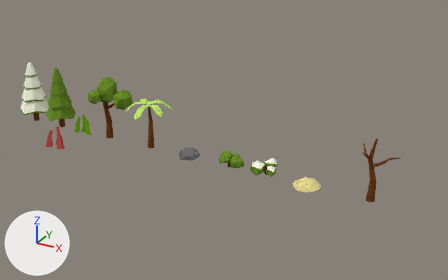
What one commit did to the Blender file Procedural-Generation/Assets/Blender/Foliage.blend.
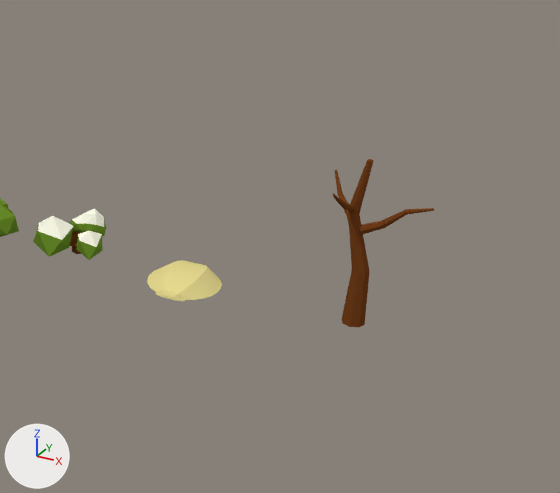
Each version is shown whole from a 50 mm lens placed at (13.9, -37.5, 20.8), pointed at (-6.8, 0.1, 2.0), then close up on the part from 53% to 100% of the width and 28% to 95% of the height. Lighting does not change. The marker at lower left points along +X, +Y and +Z.

Script lines for the objects in view, before the commit:
```python
me_cylinder_002 = bpy.data.meshes.new('Cylinder.002')
me_cylinder_002.from_pydata(...)  # 128 vertices, 104 faces; spans x -4.7..6.3, y -4.9..5.6, z -0.3..16.8
me_cylinder_002.materials.append(mat_bark)  # brown #74401b
me_cylinder_006 = bpy.data.meshes.new('Cylinder.006')
me_cylinder_006.from_pydata(...)  # 98 vertices, 148 faces; spans x -4.43..6.81, y -4.22..5.2, z -0.13..6.4
# faces by material slot: [28, 90, 30]
me_cylinder_006.materials.append(mat_bark)  # brown #74401b
me_cylinder_006.materials.append(mat_leaves)  # green #6b8f2b
me_cylinder_006.materials.append(mat_snow)  # white #ffffeb
me_sphere_001 = bpy.data.meshes.new('Sphere.001')
me_sphere_001.from_pydata(...)  # 69 vertices, 55 faces; spans x -0.99..1.01, y -0.54..0.12, z -1.08..1.03
me_sphere_001.materials.append(mat_material)  # yellow #e7da90
ob_bush_snow = bpy.data.objects.new('Bush_Snow', me_cylinder_006)
ob_bush_snow.location = (-3.23, 0.26, 0.0)
ob_bush_snow.rotation_euler = (0.0, 0.0, -1.957)  # degrees (0, 0, -112)
ob_bush_snow.scale = (0.19, 0.19, 0.19)
ob_dead_tree = bpy.data.objects.new('Dead_Tree', me_cylinder_002)
ob_dead_tree.location = (4.68, -0.08, 0.1)
ob_dead_tree.scale = (0.265, 0.265, 0.265)
ob_shell = bpy.data.objects.new('Shell', me_sphere_001)
ob_shell.location = (0.0, 0.0, 0.0)
ob_shell.rotation_euler = (-1.571, 0.0, 0.0)  # degrees (-90, 0, 0)
ob_shell.scale = (1.0, 0.561, 1.0)
```
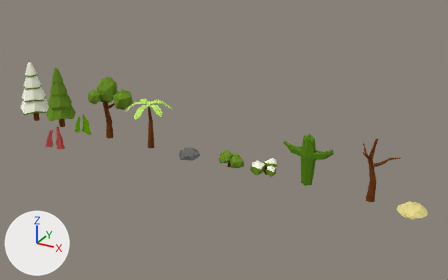
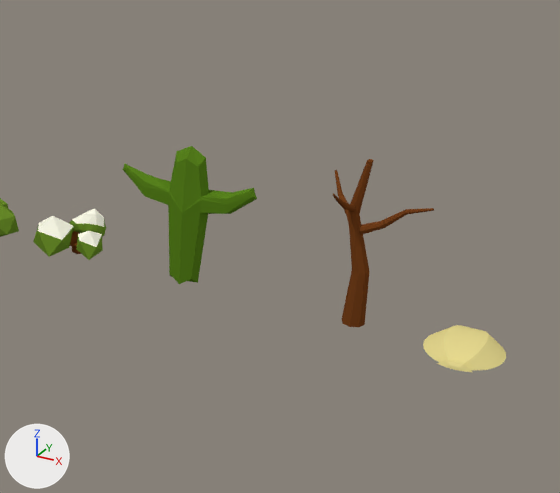
Commit message: Added Final foliage

The change, as a diff of the scene's bpy script:
```diff
--- a/Procedural-Generation/Assets/Blender/Foliage.blend.py
+++ b/Procedural-Generation/Assets/Blender/Foliage.blend.py
@@ mat_cactus @@
+mat_cactus = diffuse_material('Cactus')
+mat_cactus.base_color = (0.0986, 0.227, 0.0125)  # green #58831d
@@ me_cube @@
+me_cube.from_pydata(...)  # 74 vertices, 72 faces; spans x -1.92..1.87, y -0.43..0.43, z -0.01..3.95
+me_cube.materials.append(mat_cactus)  # green #58831d
@@ ob_shell @@
 ob_shell = bpy.data.objects.new('Shell', me_sphere_001)
-ob_shell.location = (0.0, 0.0, 0.0)
+ob_shell.location = (7.49, 0.0, 0.0)
 ob_shell.rotation_euler = (-1.571, 0.0, 0.0)  # degrees (-90, 0, 0)
@@ ob_cactus @@
+ob_cactus = bpy.data.objects.new('Cactus', me_cube)
+ob_cactus.location = (0.0, 0.0, 0.0)
```

Where the change shows, as pixel boxes (x1, y1, x2, y2) in the close-ups (560 x 493 px):
'Cactus', added (green): after (123, 146, 257, 284)
'Shell', moved: before (147, 260, 222, 301); after (423, 325, 506, 372)
